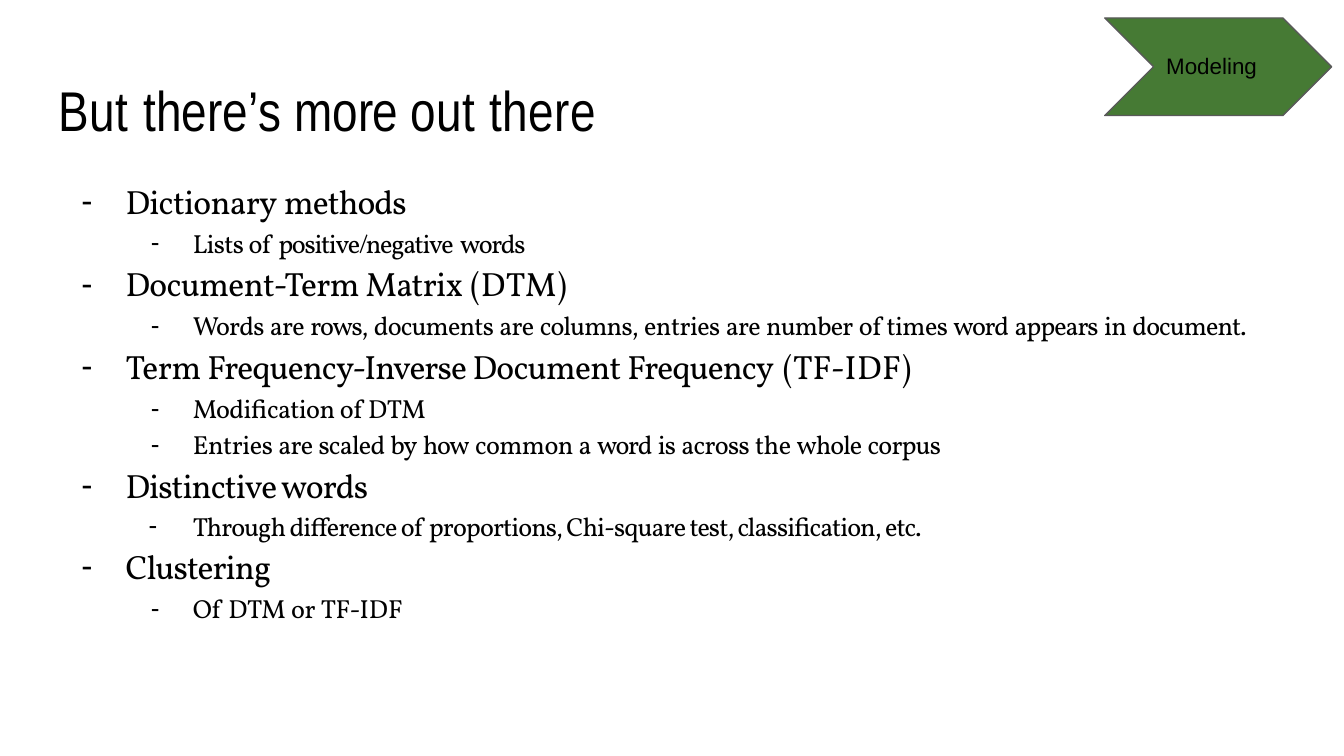
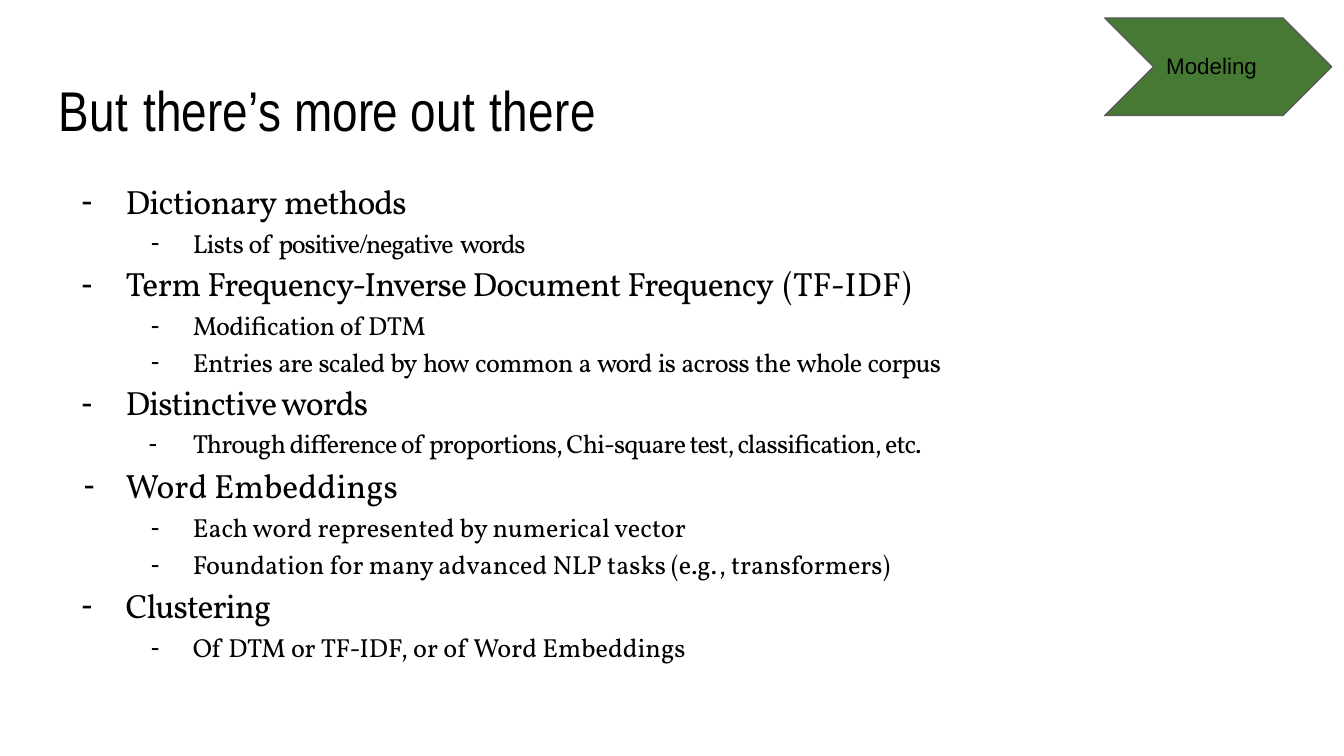
Before and after one commit to jhaber-zz/computational-text-analysis-intro-2019, a slide deck: slide 32 of intro_slides_textxd_2019.pptx. Drawn at 1344x756 pixels with LibreOffice and Linux fonts; fonts in the diff are those of the drawing. Boxes give left, top, right and bottom in pixels: in the first picture for what was removed or moved away, otherwise in the second. Text is boxed around its words. In the diff, an @@ line names an element or a change of style, - is before the commit and + after.

```diff
--- a/intro_slides_textxd_2019.pptx
+++ b/intro_slides_textxd_2019.pptx
@@ text at [126,271,1246,342]: paragraphs removed @@
-– Document-Term Matrix (DTM)
-  – Words are rows, documents are columns, entries are number of times word appears in document.
@@ text at [126,474,890,581]: paragraphs added @@
+– Word Embeddings
+  – Each word represented by numerical vector
+  – Foundation for many advanced NLP tasks (e.g., transformers)
@@ text at [193,638,685,664]: text changed @@
-  – Of DTM or TF-IDF
+  – Of DTM or TF-IDF, or of Word Embeddings
```
Also in this commit, not shown: 5 other slides changed, 1 slide added.
